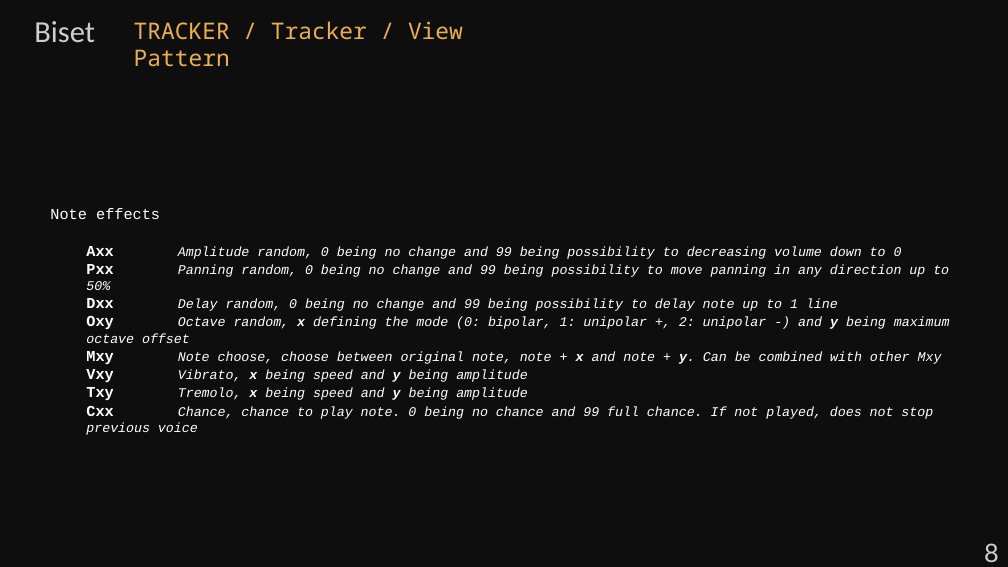
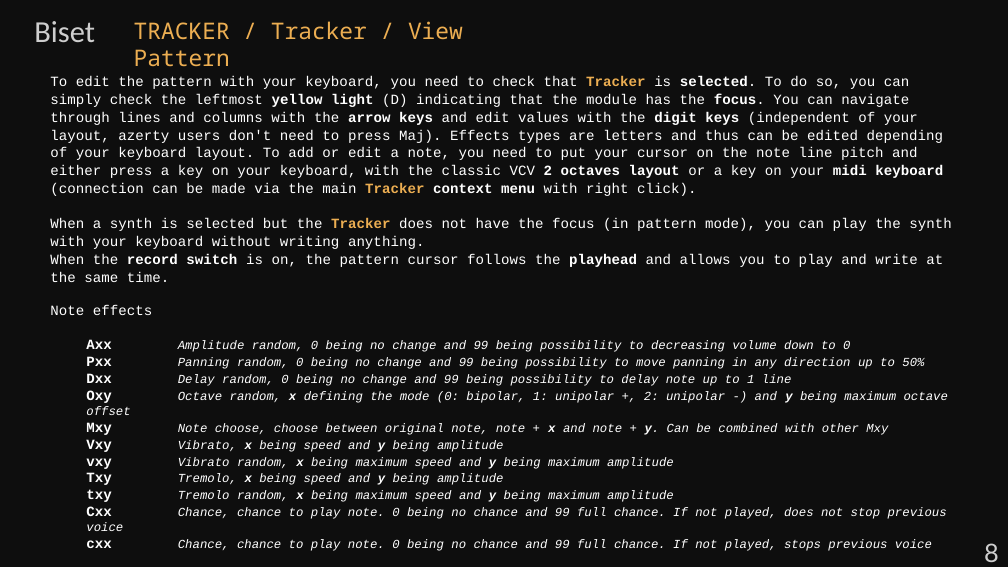
Before and after one commit to gibbonjoyeux/VCV-Biset, a slide deck: slide 9 of doc/Manual-Tracker.odp. Drawn at 1008x567 pixels with LibreOffice and Linux fonts; fonts in the diff are those of the drawing. Boxes give left, top, right and bottom in pixels: in the first picture for what was removed or moved away, otherwise in the second. Text is boxed around its words. In the diff, an @@ line names an element or a change of style, - is before the commit and + after.

```diff
--- a/doc/Manual-Tracker.odp
+++ b/doc/Manual-Tracker.odp
@@ text at <box>50,76,951,282</box>: paragraphs added @@
+To edit the pattern with your keyboard, you need to check that Tracker is selected. To do so, you can simply check the leftmost yellow light (D) indicating that the module has the focus. You can navigate through lines and columns with the arrow keys and edit values with the digit keys (independent of your layout, azerty users don't need to press Maj). Effects types are letters and thus can be edited depending of your keyboard layout. To add or edit a note, you need to put your cursor on the note line pitch and either press a key on your keyboard, with the classic VCV 2 octaves layout or a key on your midi keyboard (connection can be made via the main Tracker context menu with right click).
+When a synth is selected but the Tracker does not have the focus (in pattern mode), you can play the synth with your keyboard without writing anything.
+When the record switch is on, the pattern cursor follows the playhead and allows you to play and write at the same time.
@@ text "To edit the pattern with ...": place and size @@
-text "To edit the pattern with ..." at <box>50,208,950,435</box>
+text "To edit the pattern with ..." at <box>50,76,951,551</box>
@@ text at <box>50,305,948,531</box>: size 12 to 11.1 pt in "Note effects", "Axx", "Pxx", "Dxx" and 5 more places; size 10.5 to 9.7 pt in "Amplitude random, 0 being no change and ...", "Panning random, 0 being no change and ...", "Delay random, 0 being no change and ...", "Octave random, x defining the mode (0: ..." and 4 more places @@
@@ text at <box>178,457,674,469</box>: paragraph added @@
+vxy Vibrato random, x being maximum speed and y being maximum amplitude
@@ text at <box>178,491,674,502</box>: paragraph added @@
+txy Tremolo random, x being maximum speed and y being maximum amplitude
@@ text at <box>86,539,932,551</box>: paragraph added @@
+cxx Chance, chance to play note. 0 being no chance and 99 full chance. If not played, stops previous voice
```
Also in this commit, not shown: 4 other slides changed, 5 other files.
